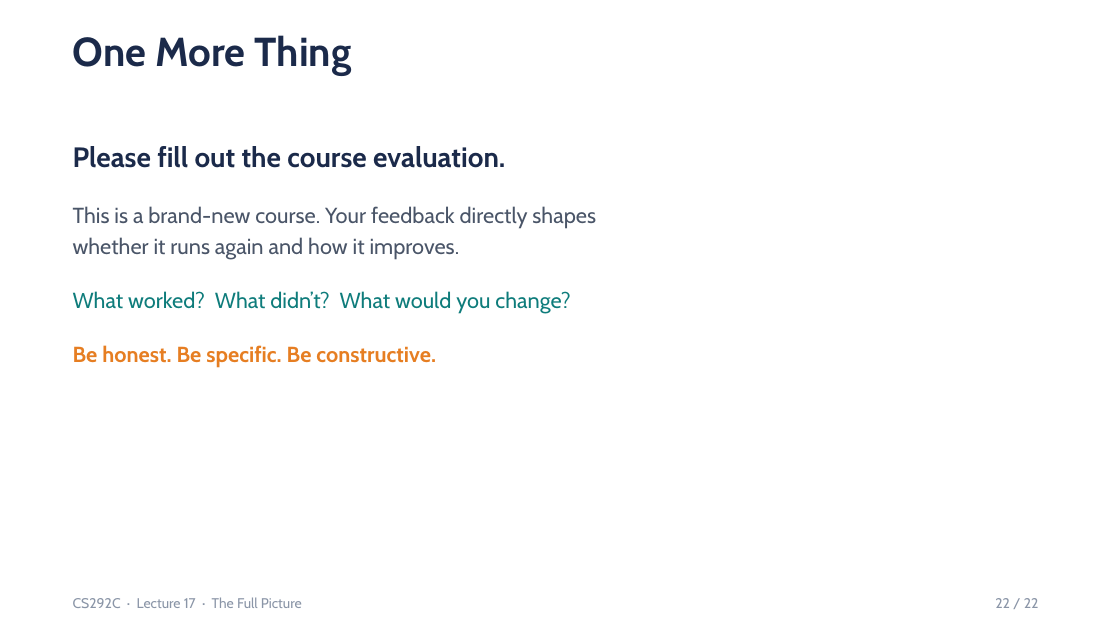
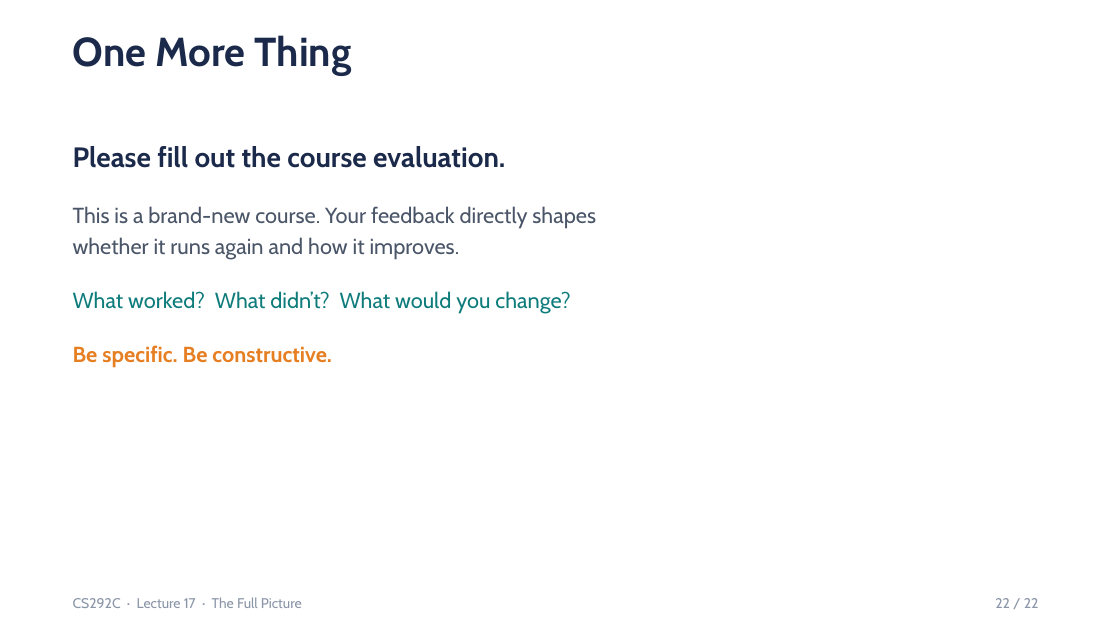
Before and after one commit to fredfeng/CS292C, a slide deck: slide 22 of lectures/lecture17_full_picture.pptx. Drawn at 1120x630 pixels with LibreOffice and Linux fonts; fonts in the diff are those of the drawing. Boxes give left, top, right and bottom in pixels: in the first picture for what was removed or moved away, otherwise in the second. Text is boxed around its words. In the diff, an @@ line names an element or a change of style, - is before the commit and + after.

```diff
--- a/lectures/lecture17_full_picture.pptx
+++ b/lectures/lecture17_full_picture.pptx
@@ text at box(73, 345, 332, 367): text changed @@
-Be honest. Be specific. Be constructive.
+Be specific. Be constructive.
```
Also in this commit, not shown: 1 other slide changed.
